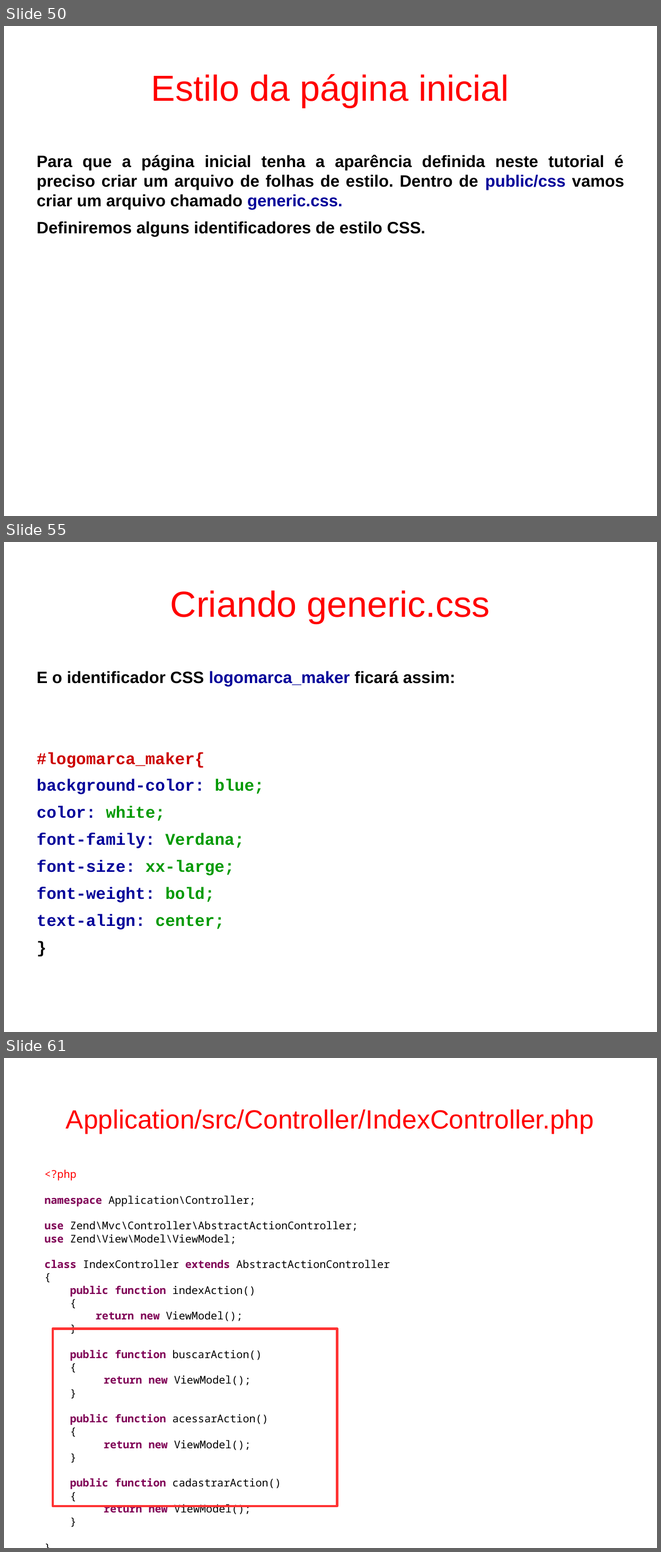
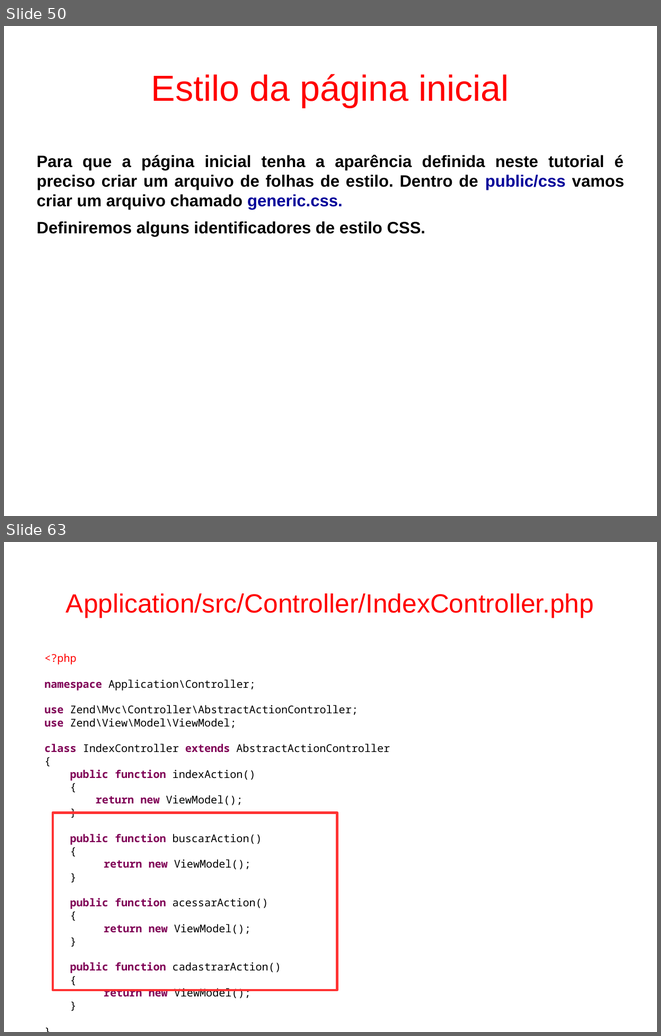
Before and after one commit to fgsl/lojasacme, a slide deck: docs/tutorial.odp. Shown one above the other, each under a label of ours: slides 50, 55 and 61 before the commit, slides 50 and 63 after it; the slides between them are not shown. The pictures are 661x1552 and 661x1036 pixels, drawn with LibreOffice and Linux fonts; fonts in the diff are those of the drawing. Boxes give left, top, right and bottom in pixels: in the first picture for what was removed or moved away, otherwise in the second. Text is boxed around its words. In the diff, an @@ line names an element or a change of style, - is before the commit and + after.

```diff
--- a/docs/tutorial.odp
+++ b/docs/tutorial.odp
@@ slide 55 removed at (x1=4, y1=542, x2=657, y2=1032), background #FFFFFF @@
@@ title removed at (x1=170, y1=590, x2=490, y2=623) @@
-Criando generic.css
@@ text removed at (x1=37, y1=671, x2=455, y2=929) @@
-E o identificador CSS logomarca_maker ficará assim:
-#logomarca_maker{
-background-color: blue;
-color: white;
-font-family: Verdana;
-font-size: xx-large;
-font-weight: bold;
-text-align: center;
-}
@@ what was slide 61 is now slide 63 @@
```
Also in this commit, not shown: 10 slides changed, 3 slides added, 1 other slide removed, 4 other files.
